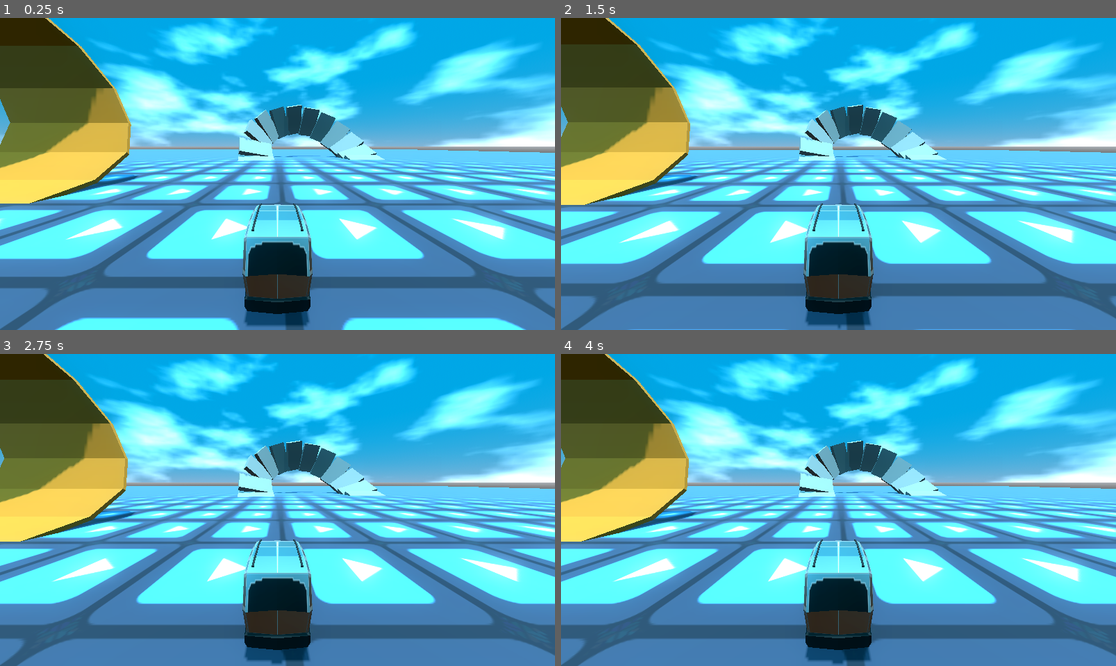
Above: before the commit, frames 1-4 (two rows, left to right).
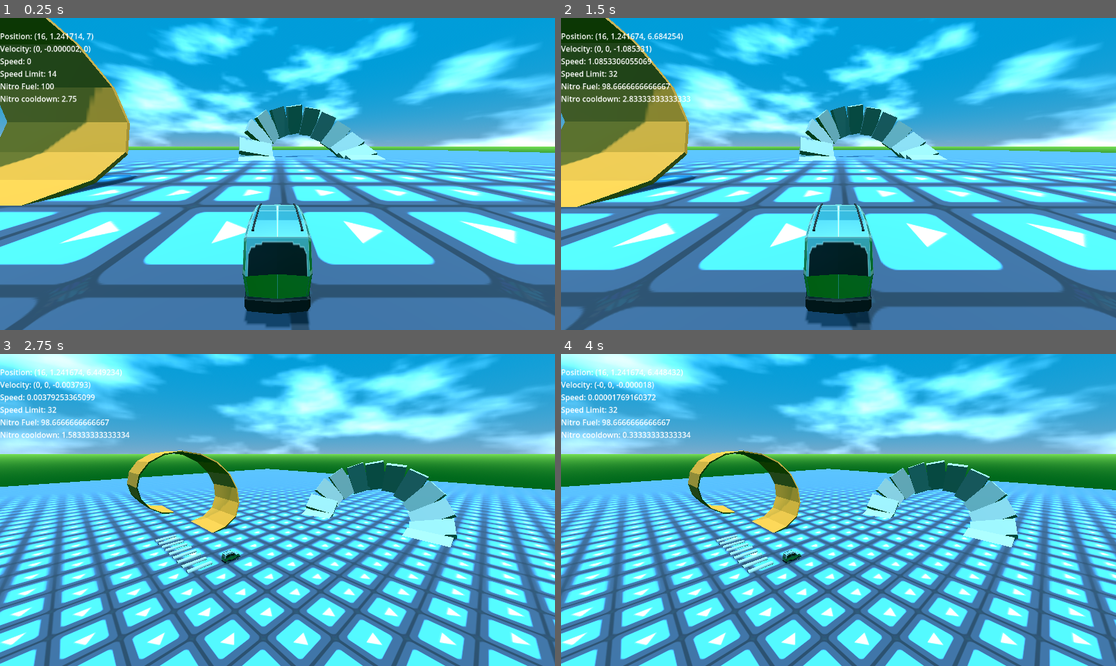
Above: after the commit, the same moments.

Repository: RecruitZer0/rally-work-ahead
Game: Godot game, scene res://main.tscn
The game is run twice, just before and just after one commit, with the same random seed, the same clock (stepped at 60 frames per second) and the same inputs. The engine's default icon, where the game draws it, is replaced by a stand-in: a white triangle on a blue panel in a dark square.
Inputs:
- Up to frame 1 (0.25 s): no input
- Up to frame 2 (1.5 s): tap Enter at 0.5 s; hold Tab (ui_focus_next) 0.53-1.28 s; tap Space at 1.25 s; tap Tab (ui_focus_next) at 1.35 s
- Up to frame 3 (2.75 s): hold Tab (ui_focus_next) from 2.03 s (still down)
- Up to frame 4 (4 s): release Tab (ui_focus_next) at 2.78 s; tap Tab (ui_focus_next) at 2.85 s; hold Tab (ui_focus_next) from 3.53 s (still down)

The runs differ from the first frame. In frame 1, 21% of the frame differs, in the area x 0-100%, y 0-100%; in frame 2, 20%; in frame 3, 82%; in frame 4, 82%.

Commit message:
Remove unnecessary post-processing effect Also added a secondary camera for testing and debuging purposes, can be toggled with tab.

Diff:
--- /dev/null
+++ b/_editor_stuff/debug_features/tab_camera.gd
@@ -0,0 +1,6 @@
+extends Camera3D
+
+
+func _unhandled_input(event: InputEvent) -> void:
+	if event.is_action_pressed("ui_focus_next"):
+		current = !current
--- /dev/null
+++ b/_editor_stuff/debug_features/tab_camera.tscn
@@ -0,0 +1,6 @@
+[gd_scene load_steps=2 format=3 uid="uid://064astriqvok"]
+
+[ext_resource type="Script" path="res://_editor_stuff/debug_features/tab_camera.gd" id="1_mfumo"]
+
+[node name="TabCamera" type="Camera3D"]
+script = ExtResource("1_mfumo")
--- a/_editor_stuff/test_scene.tscn
+++ b/_editor_stuff/test_scene.tscn
@@ -26,6 +26,8 @@
 sky_horizon_color = Color(0.490196, 0.67451, 0.8, 1)
 sky_curve = 0.1
 sky_cover = SubResource("NoiseTexture2D_y0ntn")
+ground_bottom_color = Color(0, 0.384314, 0.105882, 1)
+ground_horizon_color = Color(0.47451, 0.890196, 0.337255, 1)
 sun_angle_max = 180.0
 sun_curve = 0.03
 
@@ -35,19 +37,11 @@
 [sub_resource type="Environment" id="Environment_h50ri"]
 background_mode = 2
 sky = SubResource("Sky_rb1nv")
-ssao_enabled = true
-ssao_radius = 2.0
-ssao_intensity = 3.0
-sdfgi_enabled = true
-sdfgi_use_occlusion = true
-glow_enabled = true
-glow_normalized = true
-glow_bloom = 0.1
 
 [node name="TestScene" type="Node3D"]
 
 [node name="Base" type="CSGBox3D" parent="."]
-transform = Transform3D(1, 0, 0, 0, 1, 0, 0, 0, 1, -0.00120163, -0.081605, -0.000486612)
+transform = Transform3D(1, 0, 0, 0, 1, 0, 0, 0, 1, 0, -0.125, 0)
 use_collision = true
 collision_layer = 2
 collision_mask = 5
--- a/main.tscn
+++ b/main.tscn
@@ -1,14 +1,22 @@
-[gd_scene load_steps=4 format=3 uid="uid://duxgjdxwnwjp1"]
+[gd_scene load_steps=6 format=3 uid="uid://duxgjdxwnwjp1"]
 
 [ext_resource type="PackedScene" uid="uid://45jcj8tlwuoe" path="res://_editor_stuff/test_scene.tscn" id="1_66ask"]
 [ext_resource type="PackedScene" uid="uid://mehcoqiwn03a" path="res://packed_scenes/player_car/player_car.tscn" id="2_0sfi3"]
 [ext_resource type="PackedScene" uid="uid://b413soxw2rb31" path="res://_editor_stuff/debug_features/restart_on_f5.tscn" id="3_4xhff"]
+[ext_resource type="PackedScene" uid="uid://064astriqvok" path="res://_editor_stuff/debug_features/tab_camera.tscn" id="4_icfm6"]
+[ext_resource type="PackedScene" uid="uid://dlkdu7pdhqn51" path="res://_editor_stuff/debug_features/car_debug_info.tscn" id="5_x6wj1"]
 
 [node name="Main" type="Node"]
 
 [node name="TestScene" parent="." instance=ExtResource("1_66ask")]
 
 [node name="PlayerCar" parent="." instance=ExtResource("2_0sfi3")]
-transform = Transform3D(-4.37114e-08, 0, 1, 0, 1, 0, -1, 0, -4.37114e-08, 16.1588, 1, 7.36722)
+transform = Transform3D(-4.37114e-08, 0, 1, 0, 1, 0, -1, 0, -4.37114e-08, 16, 1.25, 7)
 
 [node name="RestartOnF5" parent="." instance=ExtResource("3_4xhff")]
+
+[node name="TabCamera" parent="." instance=ExtResource("4_icfm6")]
+transform = Transform3D(0.707144, -0.187921, 0.68164, -6.32017e-08, 0.964035, 0.265774, -0.707069, -0.187941, 0.681712, 62.2097, 29.2548, 33.9326)
+
+[node name="CarDebugInfo" parent="." node_paths=PackedStringArray("car") instance=ExtResource("5_x6wj1")]
+car = NodePath("../PlayerCar")
